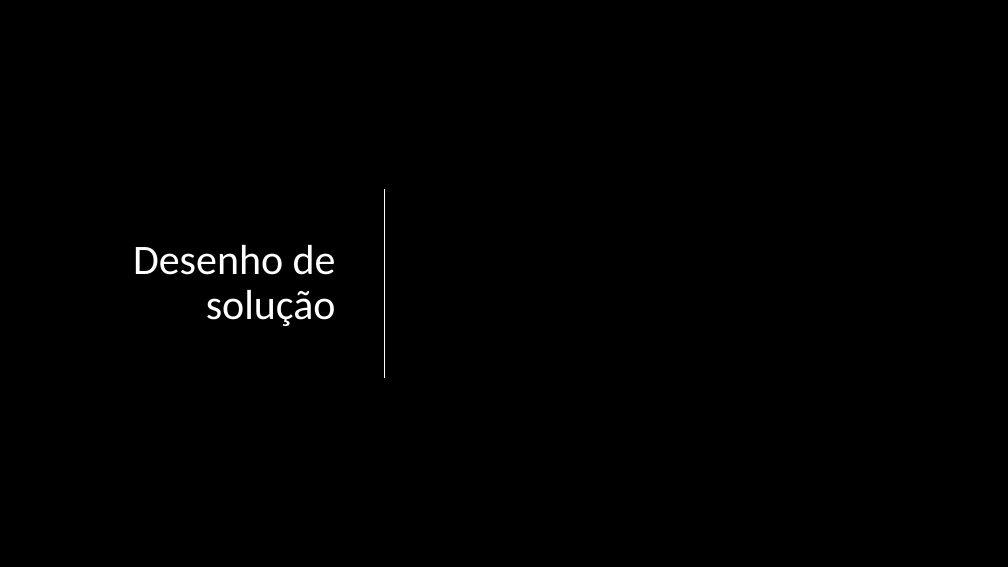
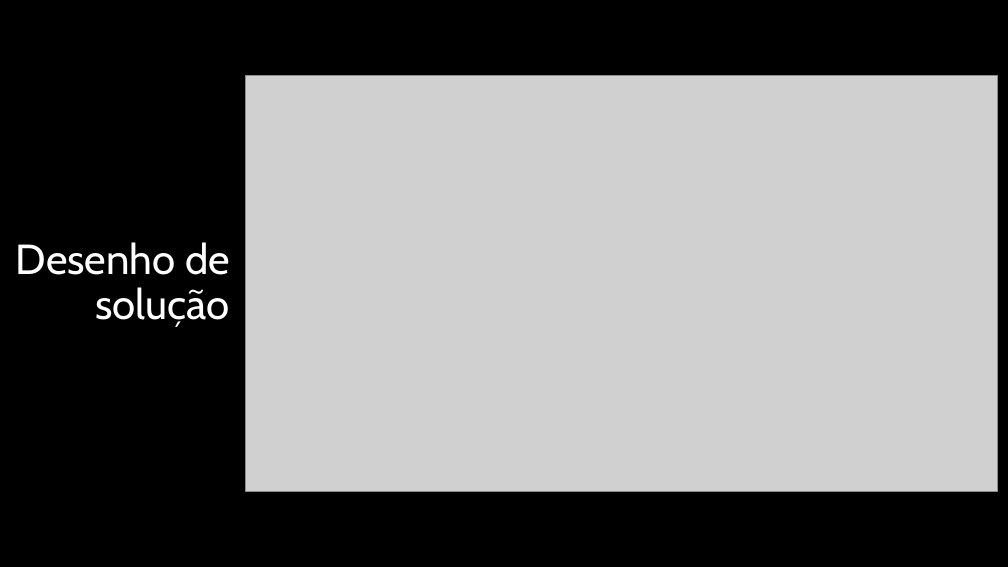
Before and after one commit to BandTec/control-block, a slide deck: slide 6 of Apresentação-PI.pptx. Drawn at 1008x567 pixels with LibreOffice and Linux fonts; fonts in the diff are those of the drawing; grey boxes stand for pictures; background and template pictures are left out. Boxes give left, top, right and bottom in pixels: in the first picture for what was removed or moved away, otherwise in the second. Text is boxed around its words. In the diff, an @@ line names an element or a change of style, - is before the commit and + after.

```diff
--- a/Apresentação-PI.pptx
+++ b/Apresentação-PI.pptx
@@ title "Desenho de solução": place and size @@
-title "Desenho de solução" at (133, 245, 336, 326)
+title "Desenho de solução" at (16, 242, 230, 327)
@@ title "Desenho de solução" at (16, 242, 230, 327): font Calibri to Cabin @@
@@ picture added at (245, 76, 997, 492) @@
@@ line removed from (385, 189) to (385, 378) @@
```
Also in this commit, not shown: 6 other slides changed, 3 slides added, 4 slides removed, 1 other file.
